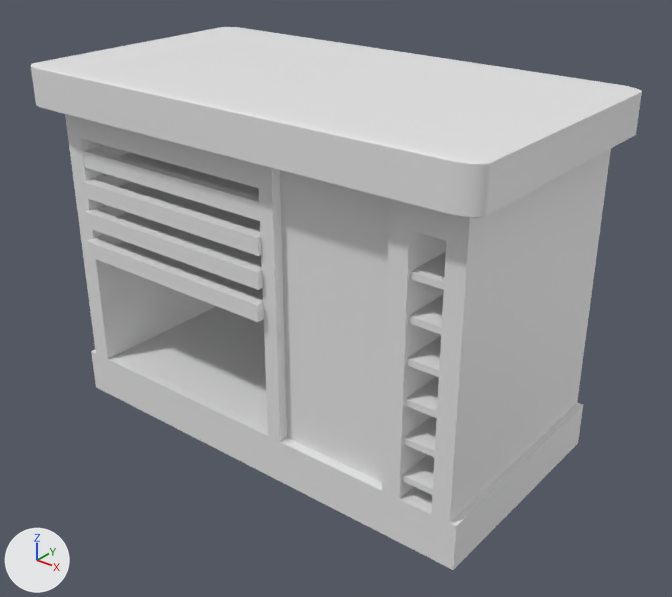
One commit to the Blender file Blender/Work Bench.blend: the scene before it, then after it.
Before and after are seen from a camera (50 mm lens) standing at (5.72, -7.01, 5.76) and looking at (0.24, -0.16, 1.51). The axes (+X, +Y, +Z) are drawn at lower left. The lights are the same throughout.

The older version as bpy lines, for what is in view:
```python
ob_cube = bpy.data.objects.new('Cube', me_cube_001)
ob_cube.location = (0.0, 0.0, 1.67)
ob_cube.scale = (2.43, 1.21, 1.73)
ob_cube_001 = bpy.data.objects.new('Cube.001', me_cube_011)
ob_cube_001.location = (0.0, -0.13, 3.58)
ob_cube_001.scale = (2.65, 1.46, 0.217)
ob_cube_002 = bpy.data.objects.new('Cube.002', me_cube_005)
ob_cube_002.location = (-0.96, -0.28, 2.82)
ob_cube_002.scale = (1.25, 1.03, 0.09)
ob_cube_003 = bpy.data.objects.new('Cube.003', me_cube_007)
ob_cube_003.location = (-0.96, -0.15, 2.5)
ob_cube_003.scale = (1.25, 1.2, 0.09)
ob_cube_004 = bpy.data.objects.new('Cube.004', me_cube_008)
ob_cube_004.location = (-0.96, -0.12, 2.17)
ob_cube_004.scale = (1.25, 1.26, 0.09)
ob_cube_005 = bpy.data.objects.new('Cube.005', me_cube_009)
ob_cube_005.location = (-0.96, -0.14, 1.84)
ob_cube_005.scale = (1.25, 1.26, 0.09)
ob_cube_006 = bpy.data.objects.new('Cube.006', me_cube_012)
ob_cube_006.location = (2.07, -0.17, 2.64)
ob_cube_006.scale = (0.292, 1.11, -0.0334)
```
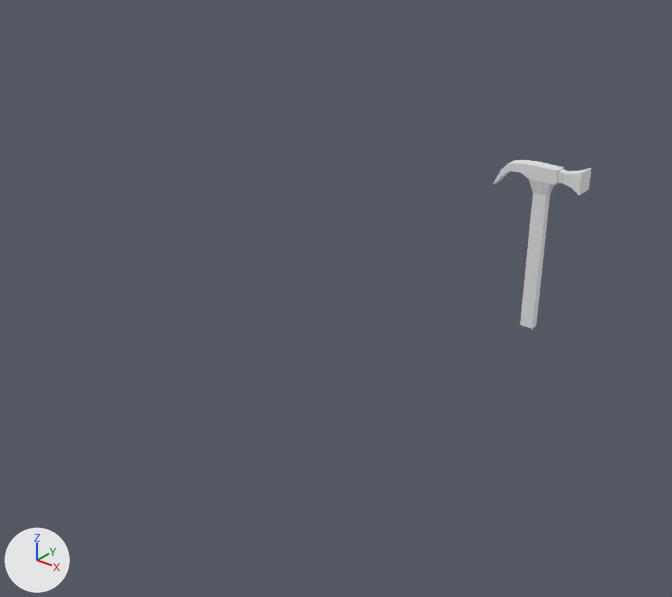
Changed parts and their boxes [x1, y1, x2, y2] in the pictures (672 x 597 px):
'Cube', hidden
    before: [65, 114, 611, 570]
'Cube.001', reshaped, moved, rescaled, modifiers changed (84% narrower, 11% shorter)
    before: [30, 27, 642, 218]
    after: [493, 160, 592, 329]
'Cube.003', deleted
    before: [83, 174, 261, 256]
'Cube.004', deleted
    before: [85, 205, 263, 290]
'Cube.005', deleted
    before: [87, 234, 264, 322]
'Cube.002', deleted
    before: [83, 145, 260, 221]
'Cube.006', deleted
    before: [402, 252, 446, 495]

What the commit changed:
me_cube_011 is used by ob_cube_001; location (0.0, -0.13, 3.58); scale (2.65, 1.46, 0.217).
me_cube_011 had 8 vertices, 6 faces and spanned x -1.0..1.0, y -1.0..1.0, z -1.0..1.0.
me_cube_011 now has 68 vertices, 66 faces and spans x -4.3..3.74, y -0.7..0.7, z -22.16..3.6.
me_cube_011 part 1: the whole mesh is rebuilt.
Object 'Cube' (ob_cube) is now hidden.
Object 'Cube.002' (ob_cube_002) is deleted.
Object 'Cube.003' (ob_cube_003) is deleted.
Object 'Cube.004' (ob_cube_004) is deleted.
Object 'Cube.005' (ob_cube_005) is deleted.
Object 'Cube.001' (ob_cube_001) loses its BEVEL modifier named 'Bevel'.
Modifier setting removed (it was segments = 18).
Object 'Cube.001' (ob_cube_001) moves from (0.0, -0.13, 3.58) to (2.07, 0.6, 2.93).
Object 'Cube.001' (ob_cube_001) is rescaled from (2.65, 1.46, 0.217) to (0.11, 0.143, 0.0655).
Object 'Cube.006' (ob_cube_006) is deleted.
